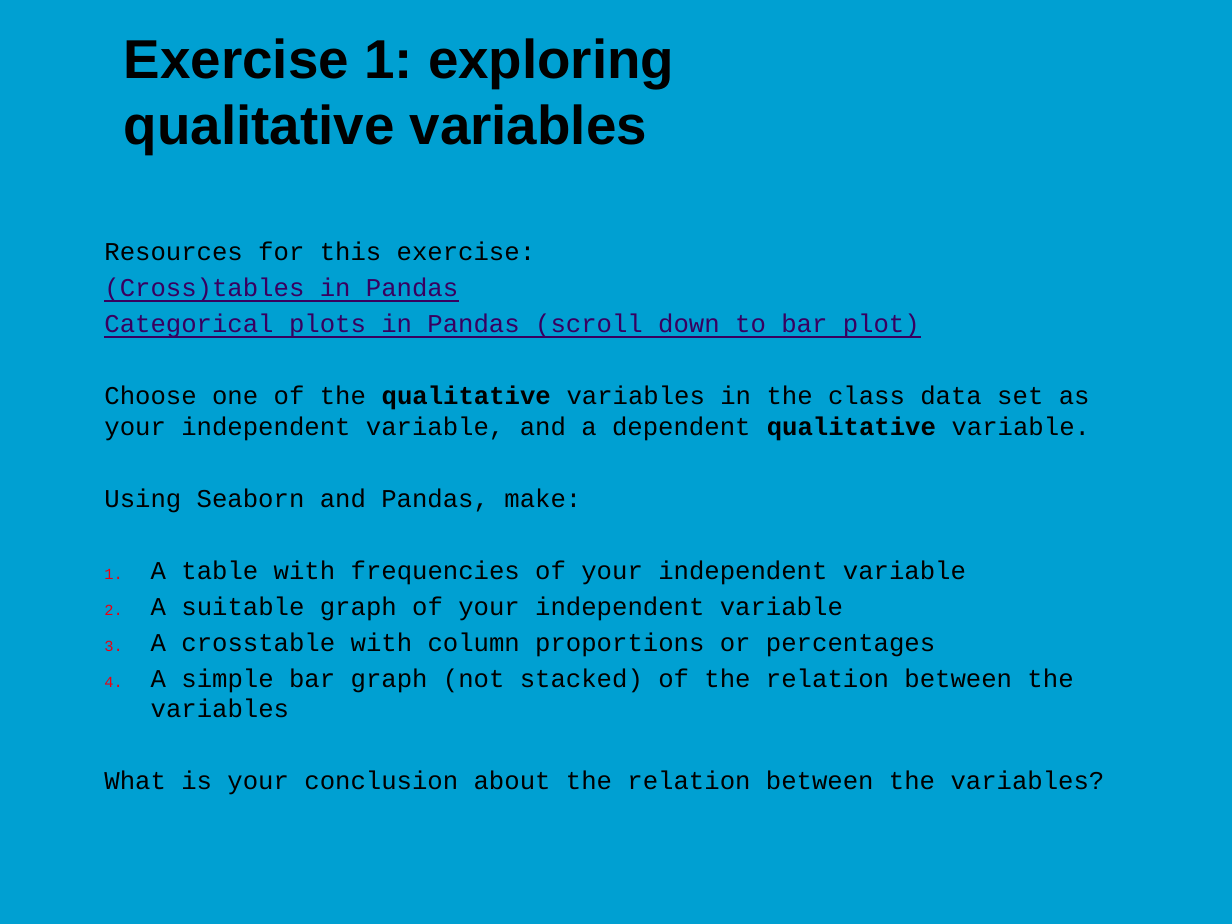
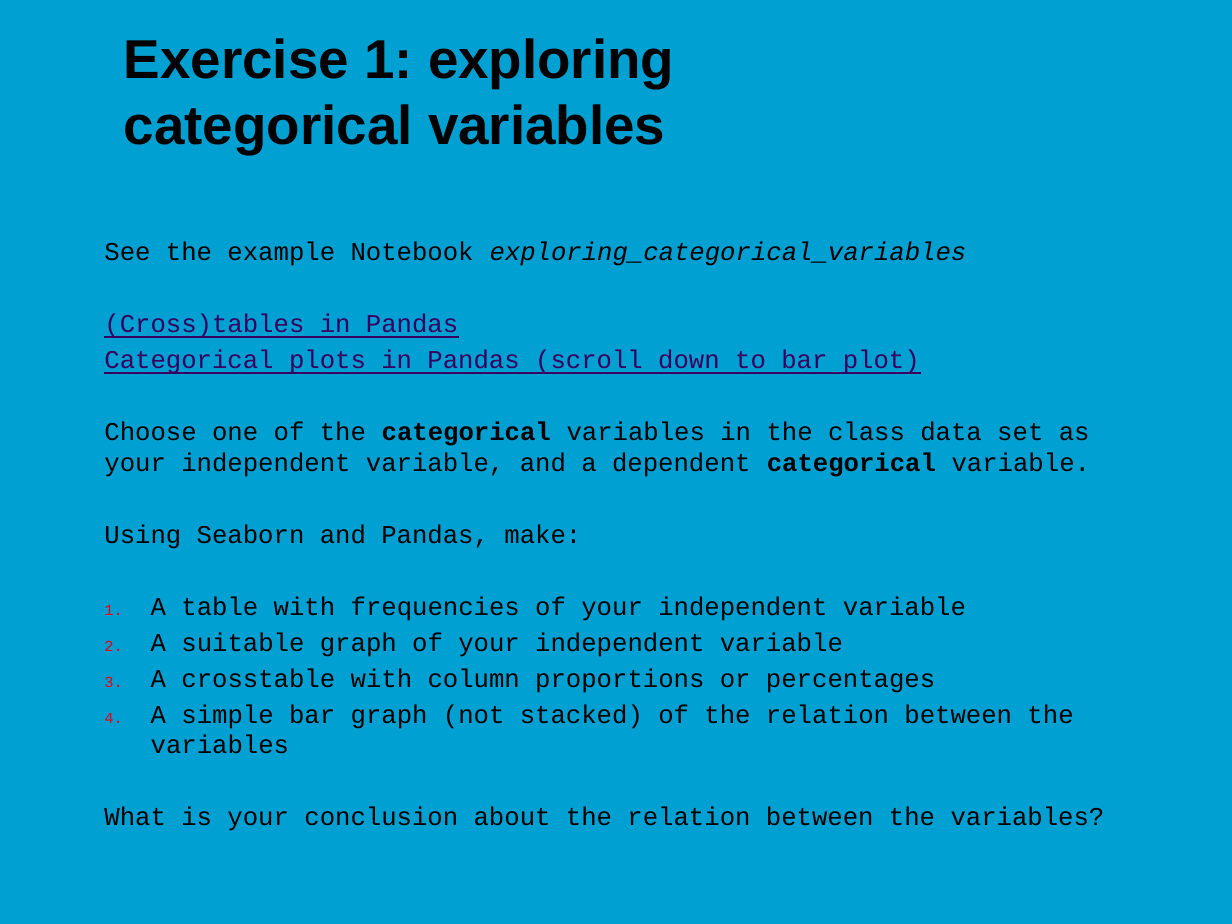
Before and after one commit to jonasmoons/data-driven-learning, a slide deck: slide 14 of slides/Week 2.pptx (slide 15 before the commit). Drawn at 1232x924 pixels with LibreOffice and Linux fonts; fonts in the diff are those of the drawing; background and template pictures are left out. Boxes give left, top, right and bottom in pixels: in the first picture for what was removed or moved away, otherwise in the second. Text is boxed around its words. In the diff, an @@ line names an element or a change of style, - is before the commit and + after.

```diff
--- a/slides/Week 2.pptx
+++ b/slides/Week 2.pptx
@@ title at box(124, 38, 674, 154): text changed @@
-Exercise 1: exploring qualitative variables
+Exercise 1: exploring categorical variables
@@ text at box(104, 242, 967, 266): text changed; italic on @@
-Resources for this exercise:
+See the example Notebook exploring_categorical_variables
@@ text at box(104, 421, 1090, 477): text changed @@
-Choose one of the qualitative variables in the class data set as your independent variable, and a dependent qualitative variable.
+Choose one of the categorical variables in the class data set as your independent variable, and a dependent categorical variable.
```
Also in this commit, not shown: 4 other slides changed, 10 slides added, 12 slides removed, 55 other files.
